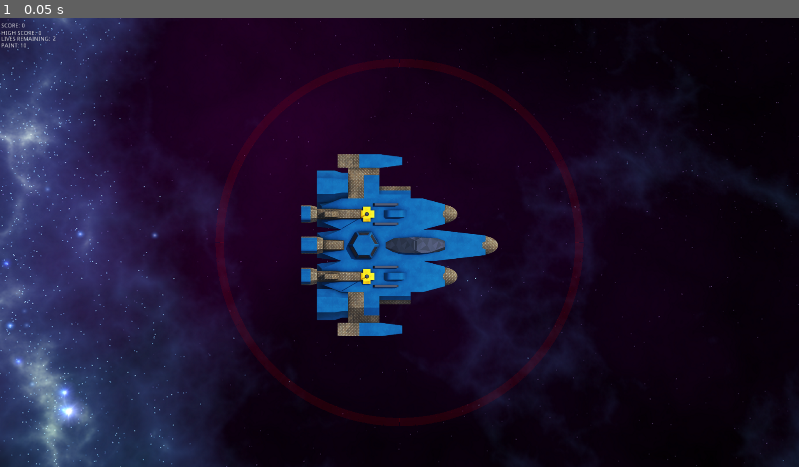
Above: before the commit, frame 1.
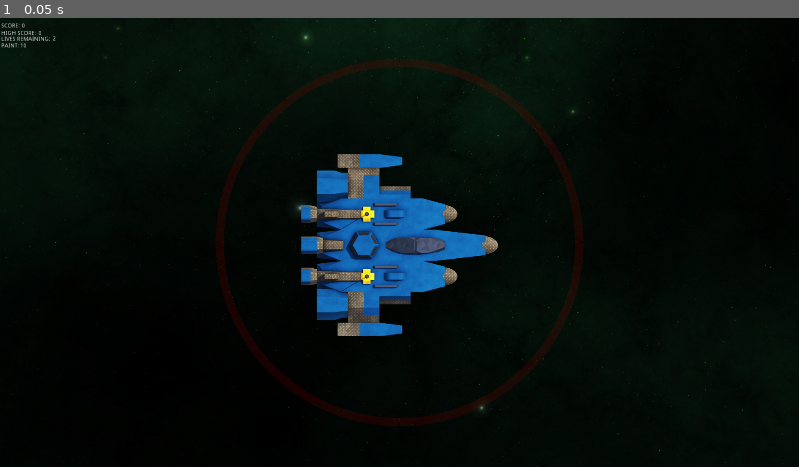
Above: after the commit, the same moment.

Repository: henrar/EndlessGame
Game: Godot game, scene res://Scenes/Game.tscn
Same seed, same stepped clock (60 frames per second), same inputs: the game is played once before the commit and once after it.
Inputs:
- Up to frame 1 (0.05 s): no input

The runs differ from the first frame. In frame 1, 46% of the frame differs, in the area x 0-100%, y 0-100%.

Commit message:
Background fixes

Diff:
--- a/Scripts/Background.gd
+++ b/Scripts/Background.gd
@@ -9,7 +9,8 @@
         var path = "res://Assets/Backgrounds/space_" + str(i) + ".png"
         textures.append(load(path))
 
-    texture = textures[0]
+    #texture = textures[0]
+    replace_background()
 
     background_change_timer = Timer.new()
     background_change_timer.one_shot = false
@@ -20,5 +21,5 @@
 
 
 func replace_background():
-    current_sprite_index = int(rand_range(0, 9))
+    current_sprite_index = int(rand_range(0, 8))
     texture = textures[current_sprite_index]
